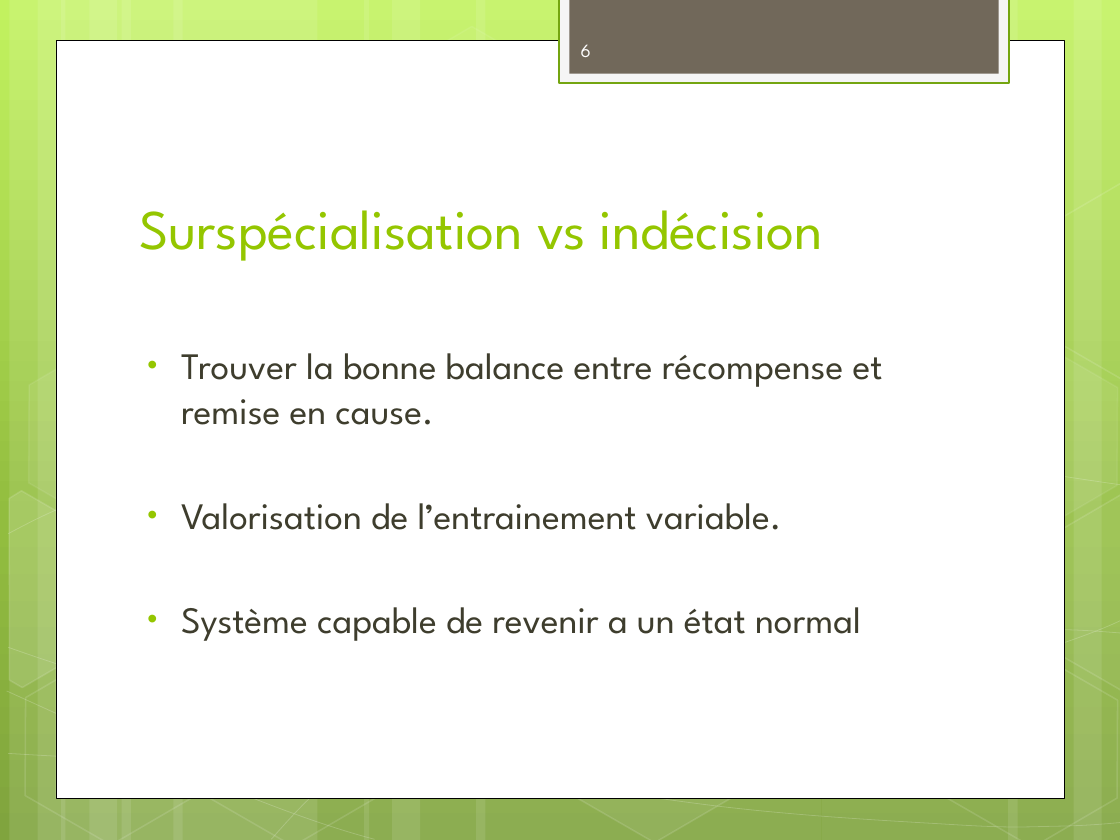
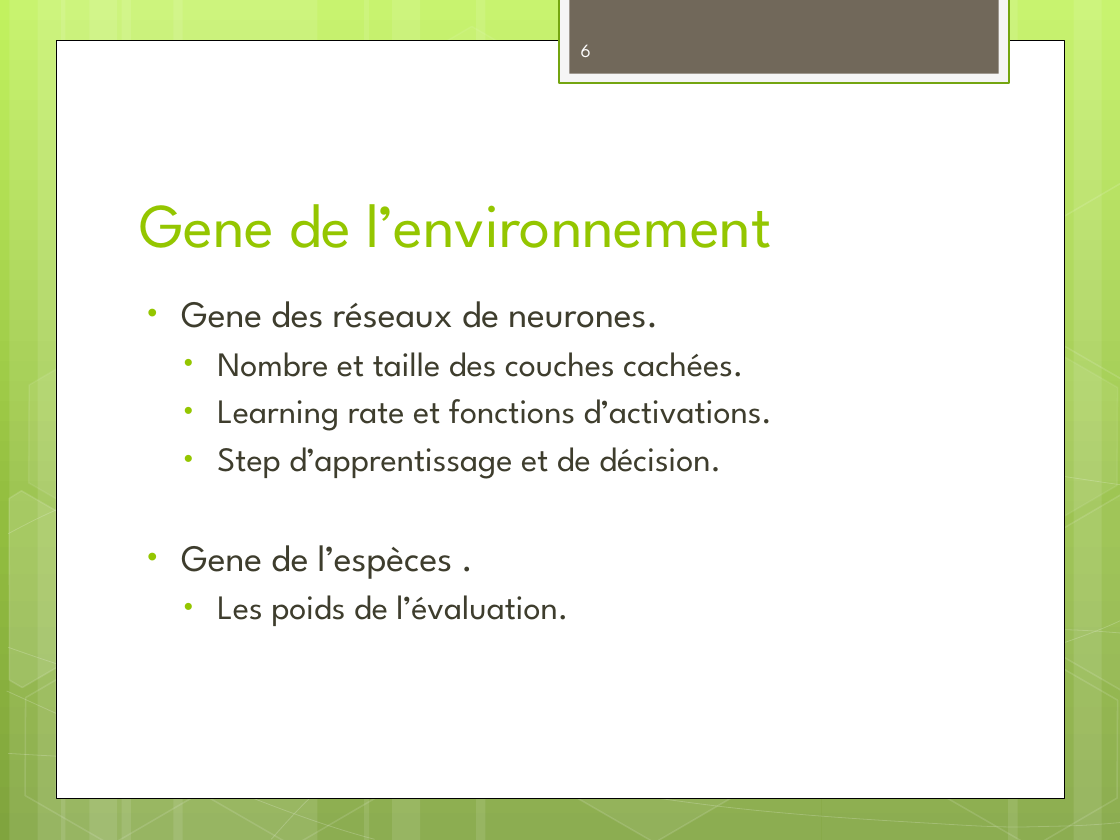
Before and after one commit to Surogate/ai-playground, a slide deck: slide 6 of Pattern Matcher.pptx. Drawn at 1120x840 pixels with LibreOffice and Linux fonts; fonts in the diff are those of the drawing. Boxes give left, top, right and bottom in pixels: in the first picture for what was removed or moved away, otherwise in the second. Text is boxed around its words. In the diff, an @@ line names an element or a change of style, - is before the commit and + after.

```diff
--- a/Pattern Matcher.pptx
+++ b/Pattern Matcher.pptx
@@ title at <box>139,204,772,248</box>: text changed; size 36 to 40 pt @@
-Surspécialisation vs indécision
+Gene de l’environnement
@@ text at <box>181,301,772,626</box>: text changed; size 24 to 22 pt @@
-• Trouver la bonne balance entre récompense et remise en cause.
-• Valorisation de l’entrainement variable.
-• Système capable de revenir a un état normal
+• Gene des réseaux de neurones.
+  • Nombre et taille des couches cachées.
+  • Learning rate et fonctions d’activations.
+  • Step d’apprentissage et de décision.
+• Gene de l’espèces .
+  • Les poids de l’évaluation.
```
Also in this commit, not shown: 4 other slides changed, 1 slide added, 3 other files.
